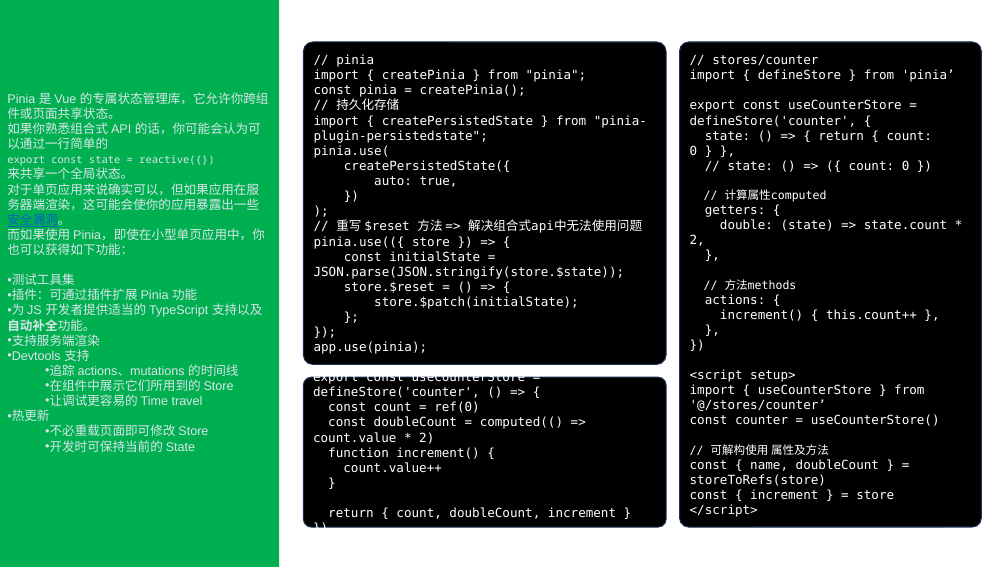
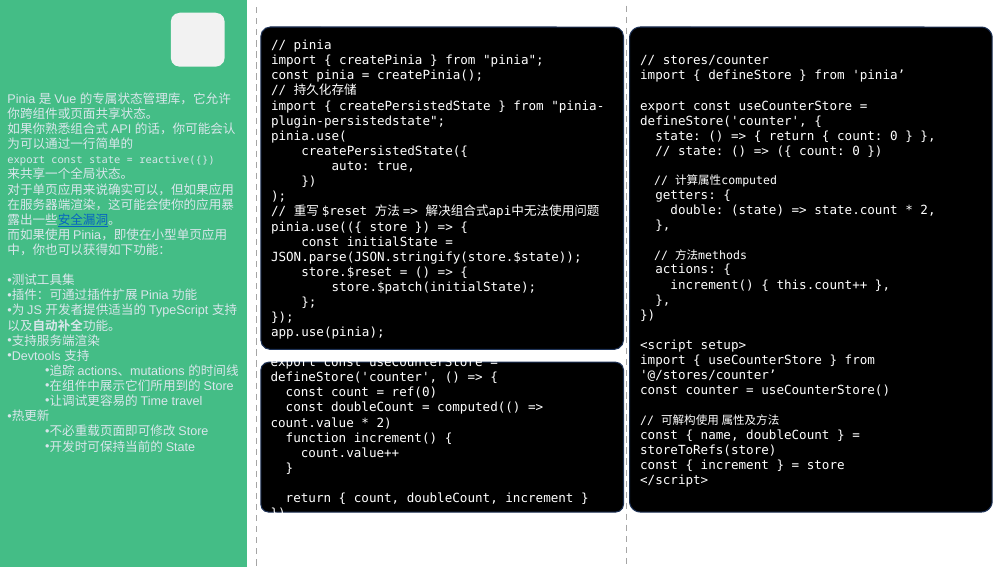
Before and after one commit to ColaLovingCat/vue_template, a slide deck: slide 2 of public/docs/StudyCards.pptx. Drawn at 1008x567 pixels with LibreOffice and Linux fonts; fonts in the diff are those of the drawing. Boxes give left, top, right and bottom in pixels: in the first picture for what was removed or moved away, otherwise in the second. Text is boxed around its words. In the diff, an @@ line names an element or a change of style, - is before the commit and + after.

```diff
--- a/public/docs/StudyCards.pptx
+++ b/public/docs/StudyCards.pptx
@@ rectangle "Pinia 是 Vue 的专属状态管理库，它允许你跨组件或页面共享状态。": place and size @@
-rectangle "Pinia 是 Vue 的专属状态管理库，它允许你跨组件或页面共享状态。" at [0,0,279,567]
+rectangle "Pinia 是 Vue 的专属状态管理库，它允许你跨组件或页面共享状态。" at [0,0,247,567]
@@ rectangle "Pinia 是 Vue 的专属状态管理库，它允许你跨组件或页面共享状态。" at [0,0,247,567]: fill #00B050 to #44BD86 @@
@@ rounded rectangle added at [171,13,225,67], fill #F2F2F2 @@
@@ line added from (256, 7) to (256, 566), #A5A5A5 1.5 pt dashed @@
@@ rounded rectangle "// pinia": place and size @@
-rounded rectangle "// pinia" at [303,42,666,364]
+rounded rectangle "// pinia" at [261,27,624,349]
@@ line added from (627, 6) to (627, 565), #A5A5A5 1.5 pt dashed @@
@@ rounded rectangle "// stores/counter": place and size @@
-rounded rectangle "// stores/counter" at [680,42,982,528]
+rounded rectangle "// stores/counter" at [630,27,993,513]
@@ rounded rectangle "export const useCounterStore = defineStore('counter', ...": place and size @@
-rounded rectangle "export const useCounterStore = defineStore('counter', ..." at [303,377,666,527]
+rounded rectangle "export const useCounterStore = defineStore('counter', ..." at [261,362,624,512]
```
Also in this commit, not shown: 1 other slide changed, 1 slide added, 24 other files.
